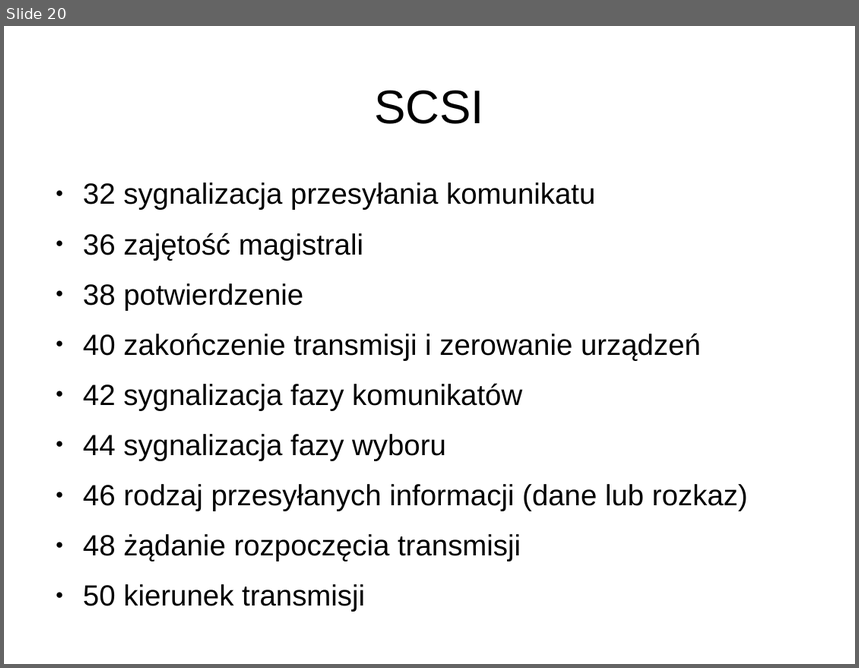
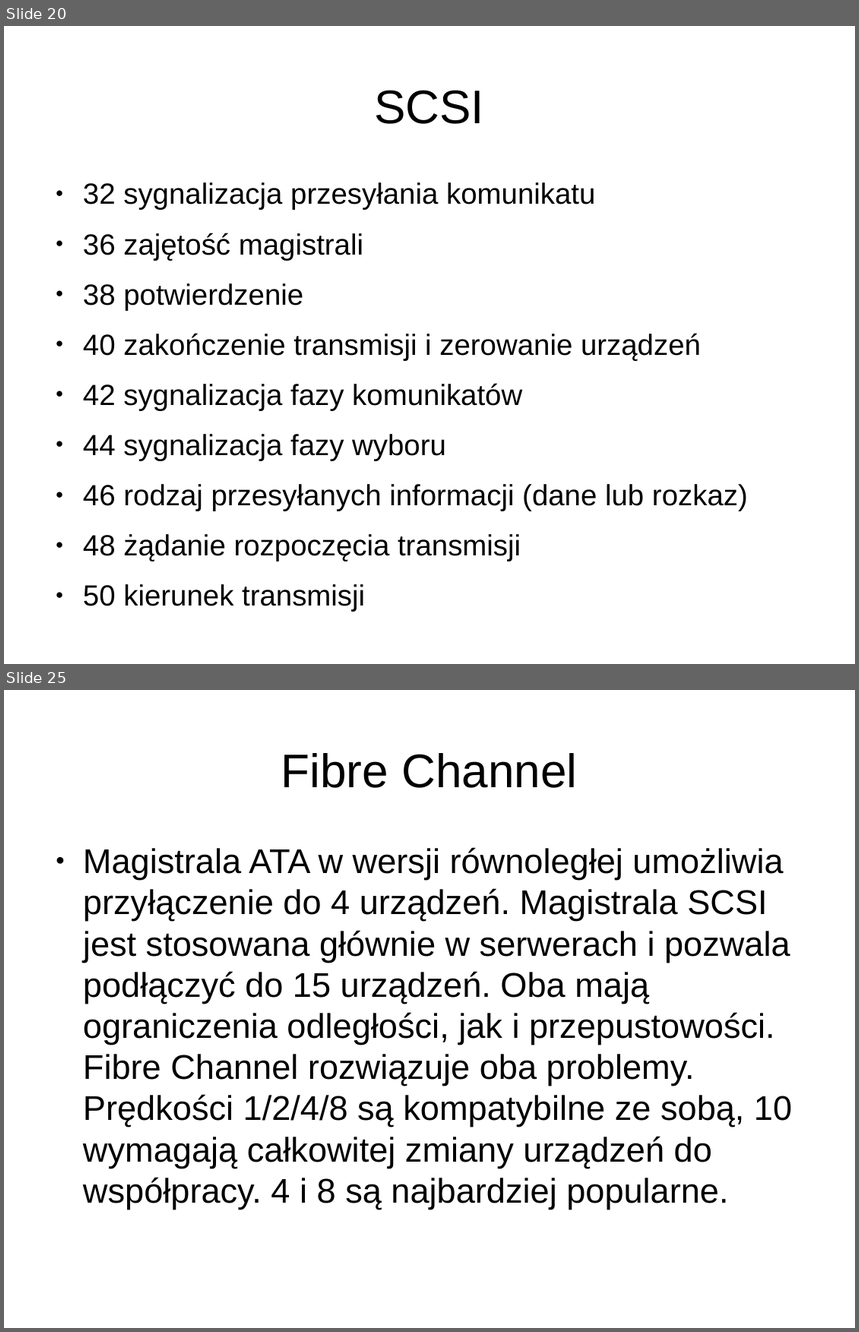
Before and after one commit to Lupa666/PUTDungeon, a slide deck: Magazyny_Danych_Dla_Nas.odp. Shown one above the other, each under a label of ours: slide 20 before the commit, slides 20 and 25 after it; the slides between them are not shown. The pictures are 859x668 and 859x1332 pixels, drawn with LibreOffice and Linux fonts; fonts in the diff are those of the drawing; background and template pictures are left out. Boxes give left, top, right and bottom in pixels: in the first picture for what was removed or moved away, otherwise in the second. Text is boxed around its words. In the diff, an @@ line names an element or a change of style, - is before the commit and + after.

Commit message:
Update : Mamy ATA,SATA,SCSI,SAS i FC

```diff
--- a/Magazyny_Danych_Dla_Nas.odp
+++ b/Magazyny_Danych_Dla_Nas.odp
@@ slide 25 added at (4, 690, 855, 1328), background #FFFFFF @@
@@ title added at (281, 753, 577, 788), 44 pt, text #000000 @@
+Fibre Channel
@@ text added at (83, 847, 792, 1209), 32 pt, text #000000 @@
+● Magistrala ATA w wersji równoległej umożliwia przyłączenie do 4 urządzeń. Magistrala SCSI jest stosowana głównie w serwerach i pozwala podłączyć do 15 urządzeń. Oba mają ograniczenia odległości, jak i przepustowości. Fibre Channel rozwiązuje oba problemy. Prędkości 1/2/4/8 są kompatybilne ze sobą, 10 wymagają całkowitej zmiany urządzeń do współpracy. 4 i 8 są najbardziej popularne.
```
Also in this commit, not shown: 5 other slides added, 4 slides removed.
